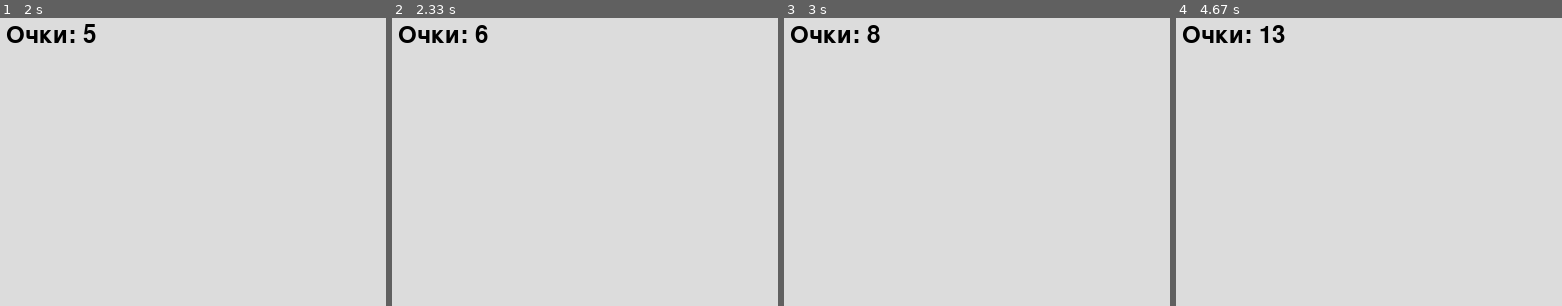
Above: before the commit, frames 1-4 (left to right).
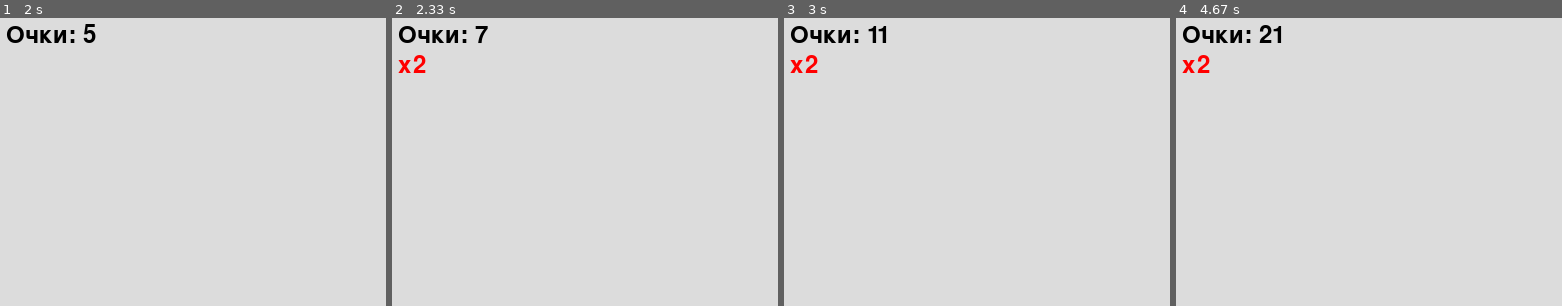
Above: after the commit, the same moments.

Repository: oblivion4us/first-pygame
Game: pygame game, started from main.py
Same seed, same stepped clock (60 frames per second), same inputs: the game is played once before the commit and once after it.
Inputs (mouse positions are % of the whole screen's width and height, from its top left):
- Up to frame 1 (2 s): click (92, 74) at 0.38 s; click (58, 41) at 0.72 s; click (82, 28) at 1.05 s; click (50, 72) at 1.38 s; click (53, 16) at 1.72 s
- Up to frame 2 (2.33 s): click (60, 94) at 2.05 s
- Up to frame 3 (3 s): click (68, 46) at 2.38 s; click (47, 14) at 2.72 s
- Up to frame 4 (4.67 s): click (86, 54) at 3.05 s; click (79, 62) at 3.38 s; click (79, 11) at 3.72 s; click (38, 23) at 4.05 s; click (65, 63) at 4.38 s
The pictures show only the part of the screen within x 0-50%, y 0-50%; the shares and areas given below are measured in that part.

Frame 1 is identical in both runs. In frame 2, 0.4% of the frame differs, in the area x 1-25%, y 2-20%; in frame 3, 0.4%; in frame 4, 0.5%, in the area x 1-29%, y 2-20%.

Commit message:
add double score bonus

Diff:
--- a/main.py
+++ b/main.py
@@ -1,5 +1,6 @@
 import random
 import pygame
+import time
 
 pygame.init()
 
@@ -23,23 +24,46 @@
 score = 0
 font = pygame.font.Font(None, 36)
 
+hit_count = 0
+last_hit_time = time.time()
+double_score_bonus = False
+
 running = True
 while running:
     screen.fill(color)
+    current_time = time.time()
+
+    # Сброс счетчика попаданий если прошла секунда
+    if current_time - last_hit_time >= 1:
+        hit_count = 0
+        double_score_bonus = False
+
     for event in pygame.event.get():
         if event.type == pygame.QUIT:
             running = False
         if event.type == pygame.MOUSEBUTTONDOWN:
             mouse_x, mouse_y = pygame.mouse.get_pos()
-            if target_x < mouse_x < target_x+target_width and target_y < mouse_y < target_y+target_height:
+            if target_x < mouse_x < target_x + target_width and target_y < mouse_y < target_y + target_height:
                 target_x = random.randint(0, SCREEN_WIDTH - target_width)
                 target_y = random.randint(0, SCREEN_HEIGHT - target_height)
-                score += 1
+                hit_count += 1
+                last_hit_time = current_time
+
+                if hit_count > 5:
+                    score += 2  # Удвоение очков
+                    double_score_bonus = True
+                else:
+                    score += 1
+
     screen.blit(target_img, (target_x, target_y))
 
     score_text = font.render(f"Очки: {score}", True, (0, 0, 0))
     screen.blit(score_text, (10, 10))
 
+    if double_score_bonus:
+        bonus_text = font.render("x2", True, (255, 0, 0))
+        screen.blit(bonus_text, (10, 40))
+
     pygame.display.update()
 
 
